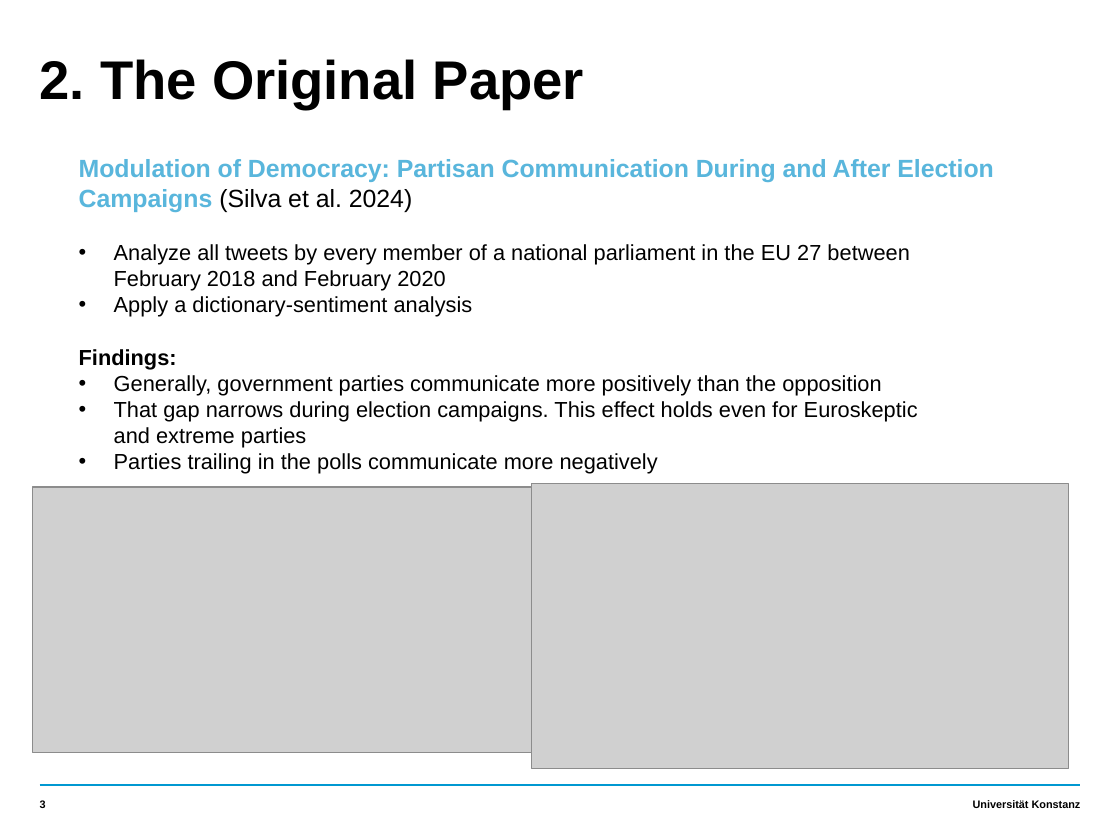
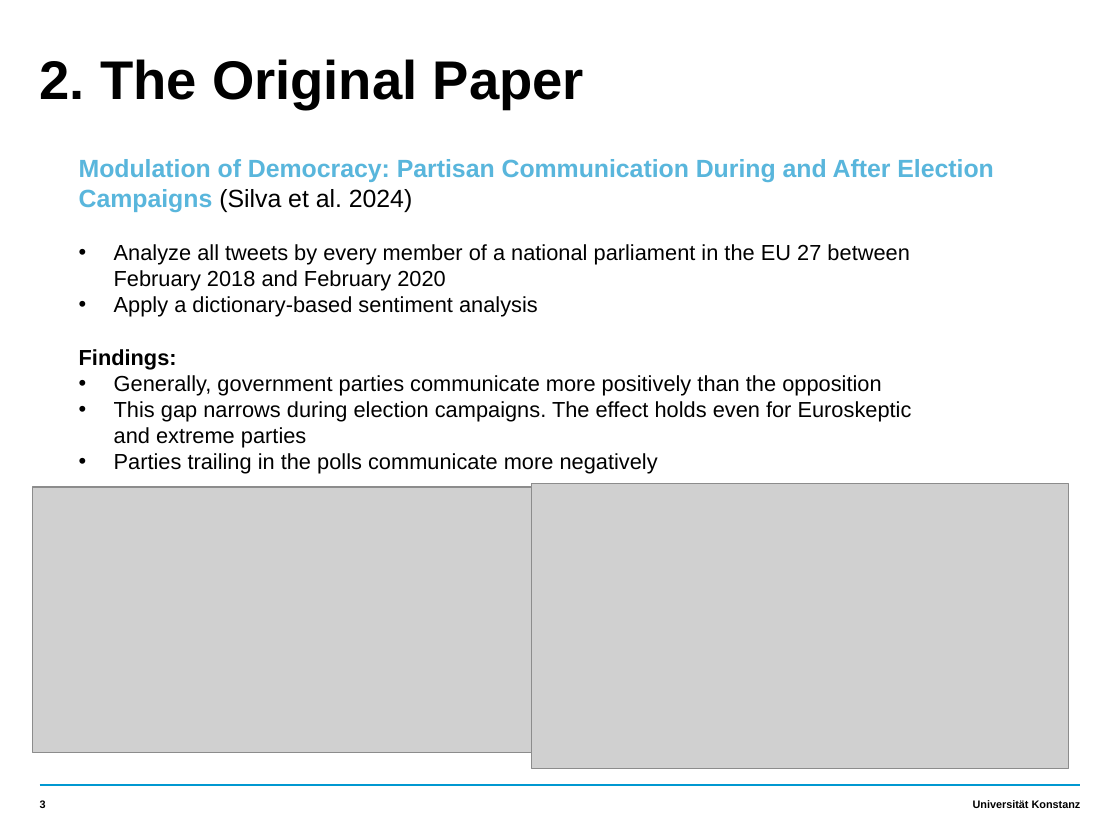
Before and after one commit to MaximilianWeiland/SMDA_Final_Project, a slide deck: slide 3 of project_presentation.pptx. Drawn at 1120x840 pixels with LibreOffice and Linux fonts; fonts in the diff are those of the drawing; grey boxes stand for pictures. Boxes give left, top, right and bottom in pixels: in the first picture for what was removed or moved away, otherwise in the second. Text is boxed around its words. In the diff, an @@ line names an element or a change of style, - is before the commit and + after.

```diff
--- a/project_presentation.pptx
+++ b/project_presentation.pptx
@@ text at box(114, 296, 538, 317): text changed @@
-• Apply a dictionary-sentiment analysis
+• Apply a dictionary-based sentiment analysis
@@ text at box(114, 401, 912, 448): text changed @@
-• That gap narrows during election campaigns. This effect holds even for Euroskeptic
-  and extreme parties
+• This gap narrows during election campaigns. The effect holds even for Euroskeptic
+  and extreme parties
```
Also in this commit, not shown: 2 other slides changed, 2 other files.
